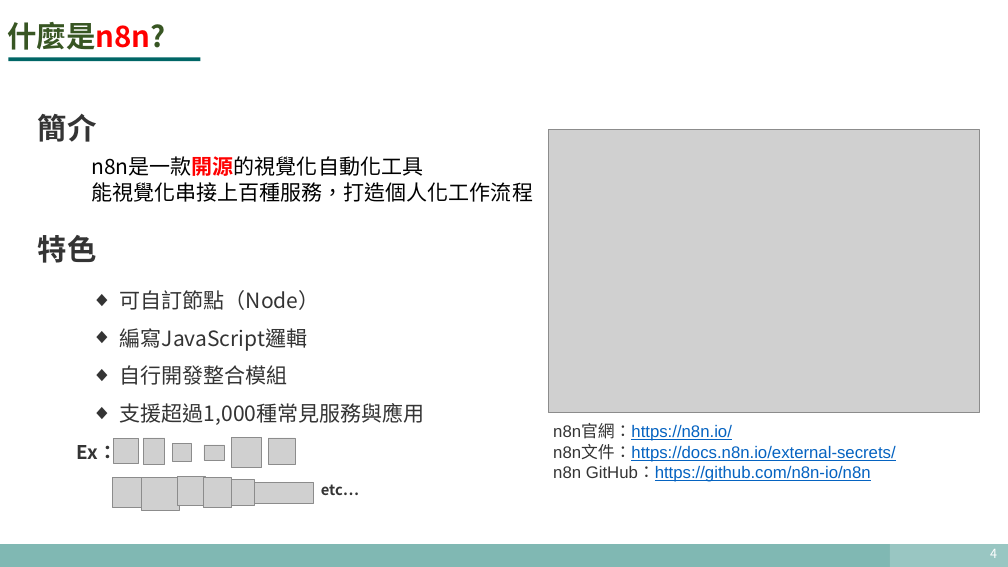
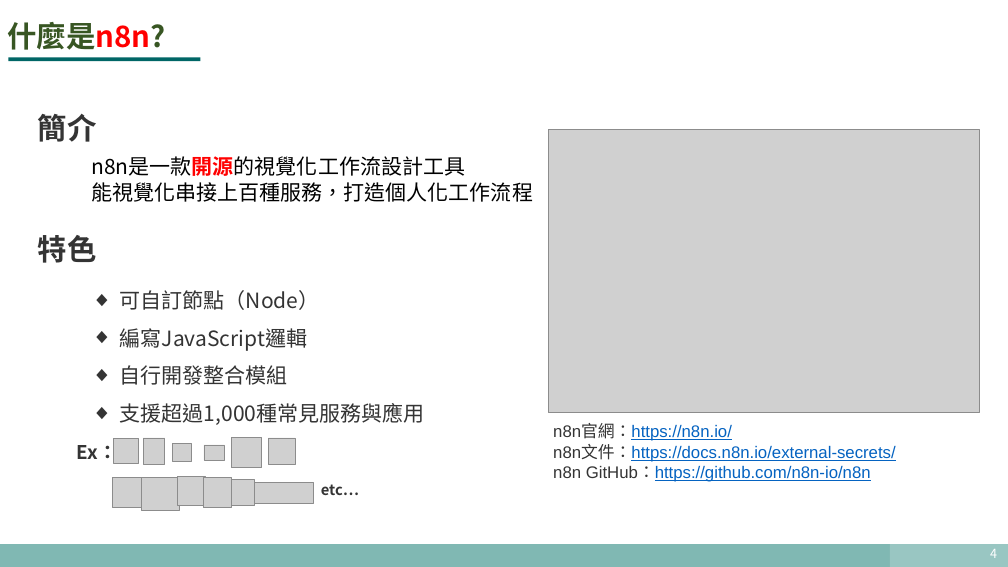
Before and after one commit to 43903687/Data_for_CTBC, a slide deck: slide 4 of 20251104_n8n報告.pptx. Drawn at 1008x567 pixels with LibreOffice and Linux fonts; fonts in the diff are those of the drawing; grey boxes stand for pictures. Boxes give left, top, right and bottom in pixels: in the first picture for what was removed or moved away, otherwise in the second. Text is boxed around its words. In the diff, an @@ line names an element or a change of style, - is before the commit and + after.

```diff
--- a/20251104_n8n報告.pptx
+++ b/20251104_n8n報告.pptx
@@ text at (x1=91, y1=156, x2=465, y2=176): text changed @@
-n8n是一款開源的視覺化自動化工具
+n8n是一款開源的視覺化工作流設計工具
```
Also in this commit, not shown: 3 other slides changed, 3 slides added, 6 slides removed, 1 other file.
